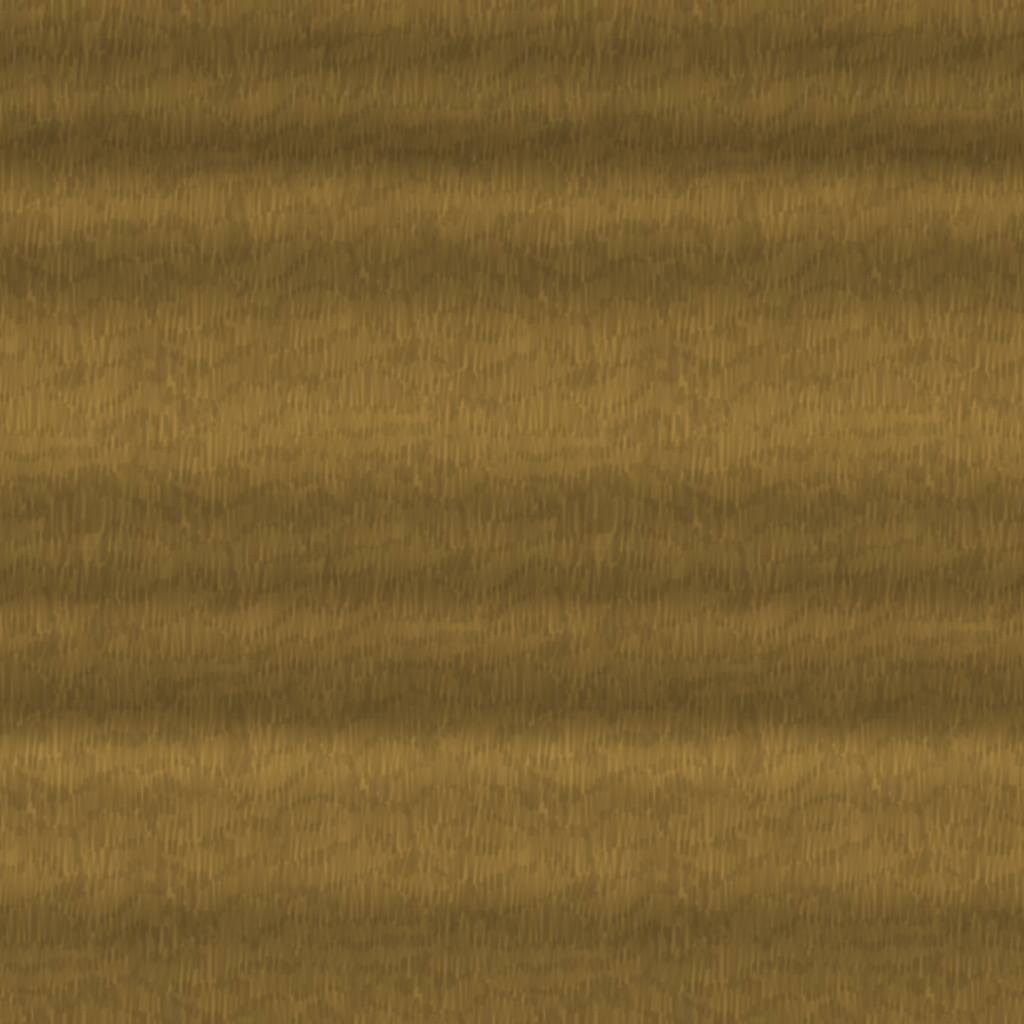
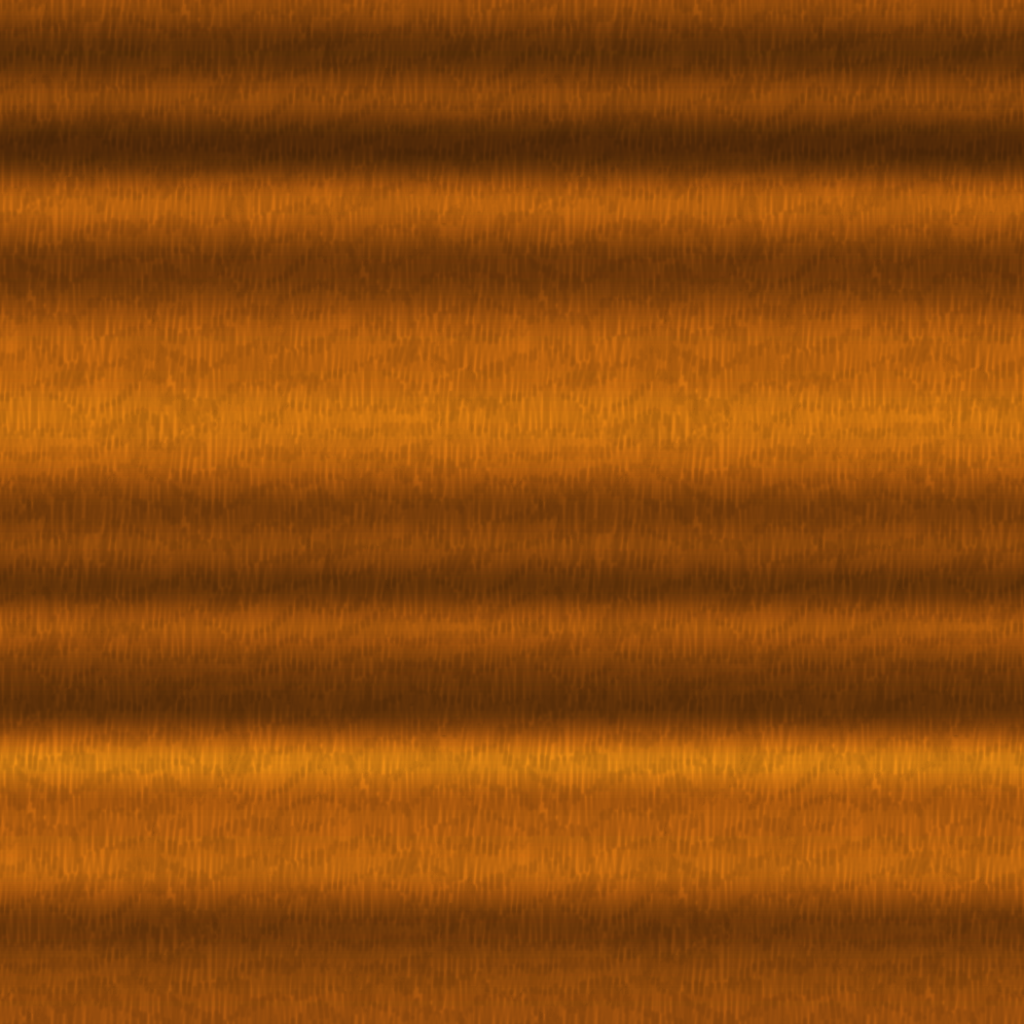
Layers edited between the first and the second 1024 × 1024 image:
pixels changed over [0, 0, 1024, 1024] (layer not identified)
